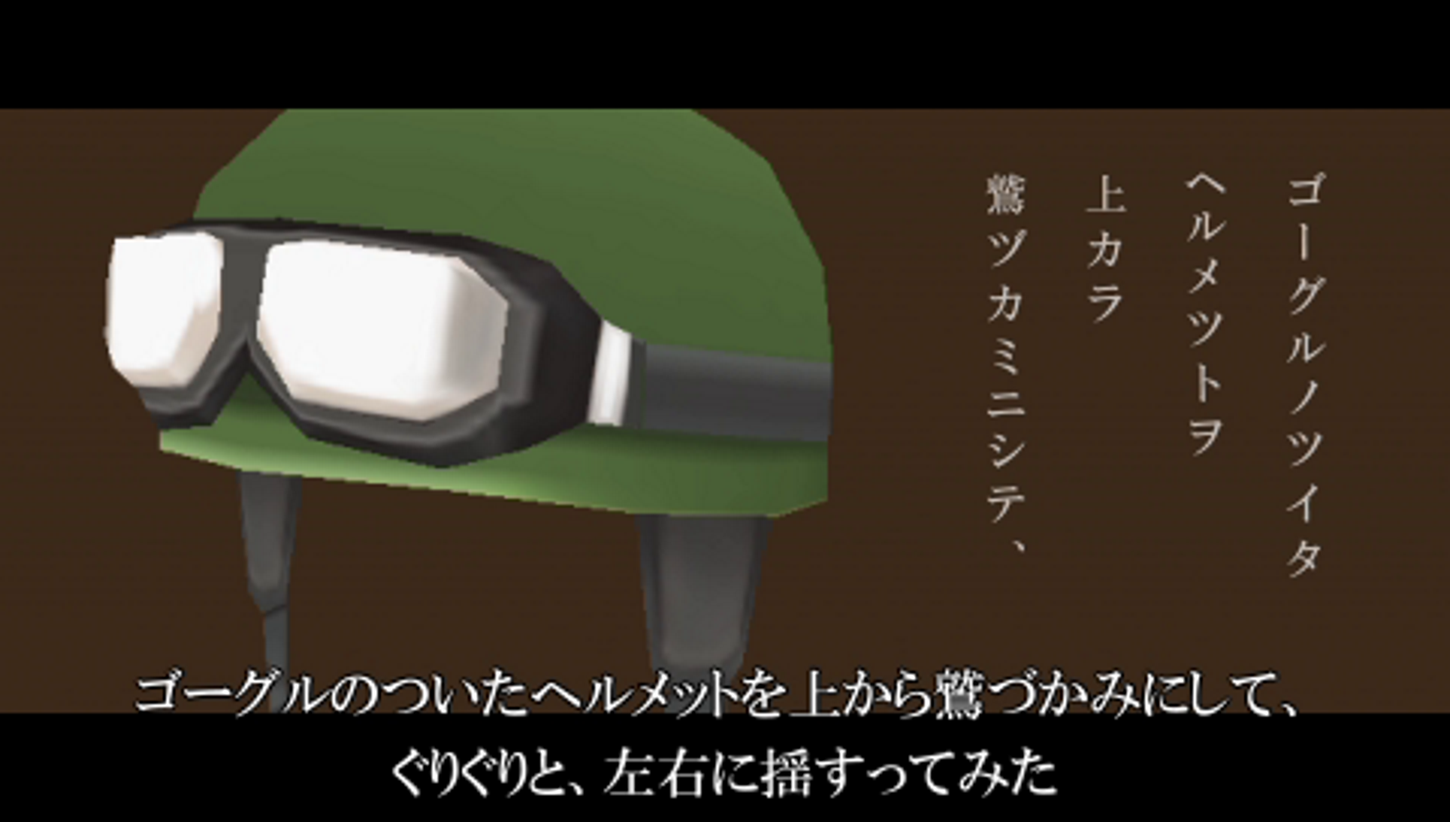
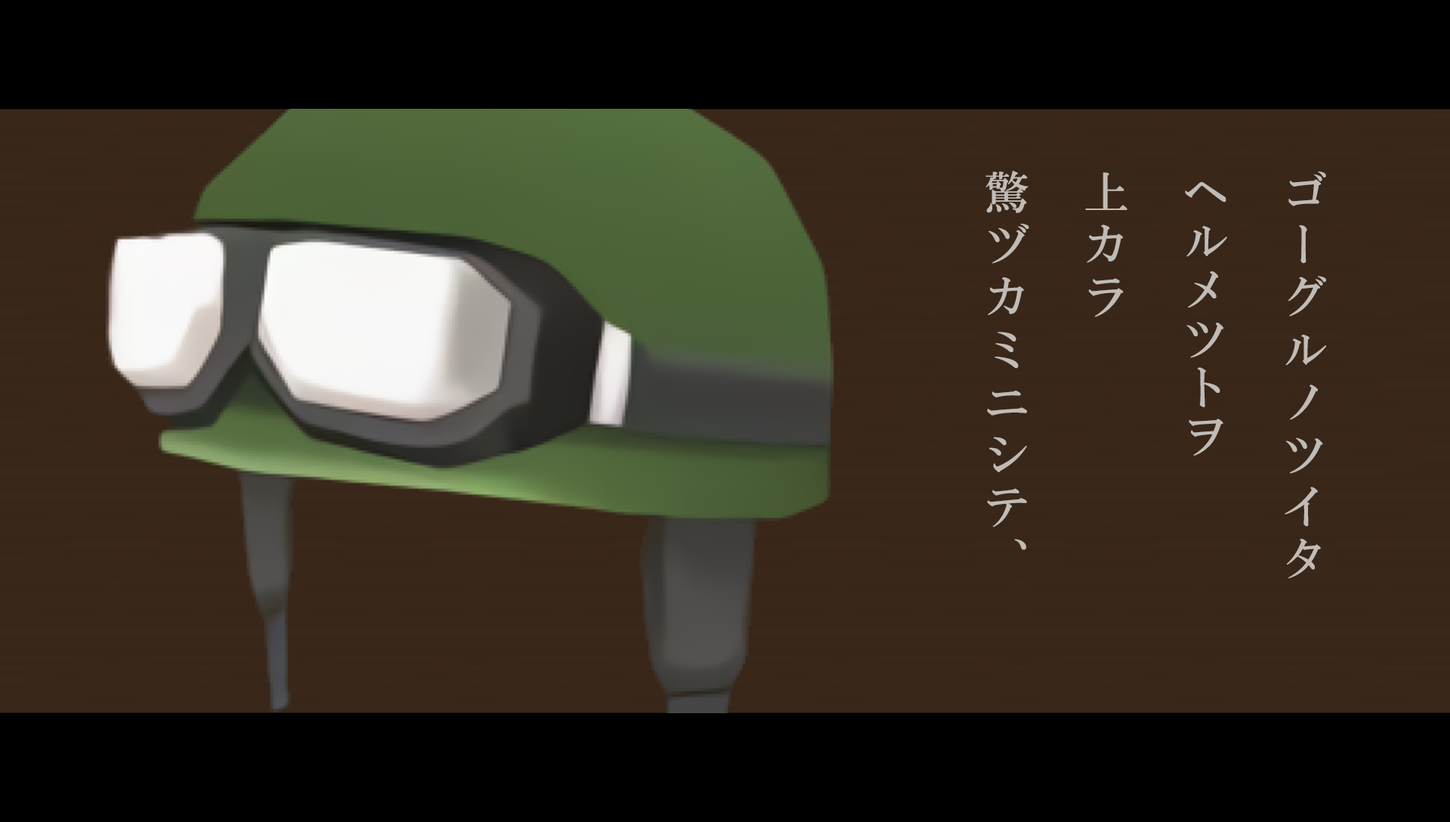
Comparing the layer stacks of the two 1450px x 822px images. Changes:
added layer "ID00015_02b" above "ゴーグルノツイタ ヘルメツトヲ 上カラ 驚ヅカミニシテ、" over [105,108,834,713]
added layer "ゴーグルノツイタ ヘルメツトヲ 上カラ 驚ヅカミニシテ、" above "Layer 2" over [985,170,1327,579]
showed "Layer 2" over [0,107,1450,799]
